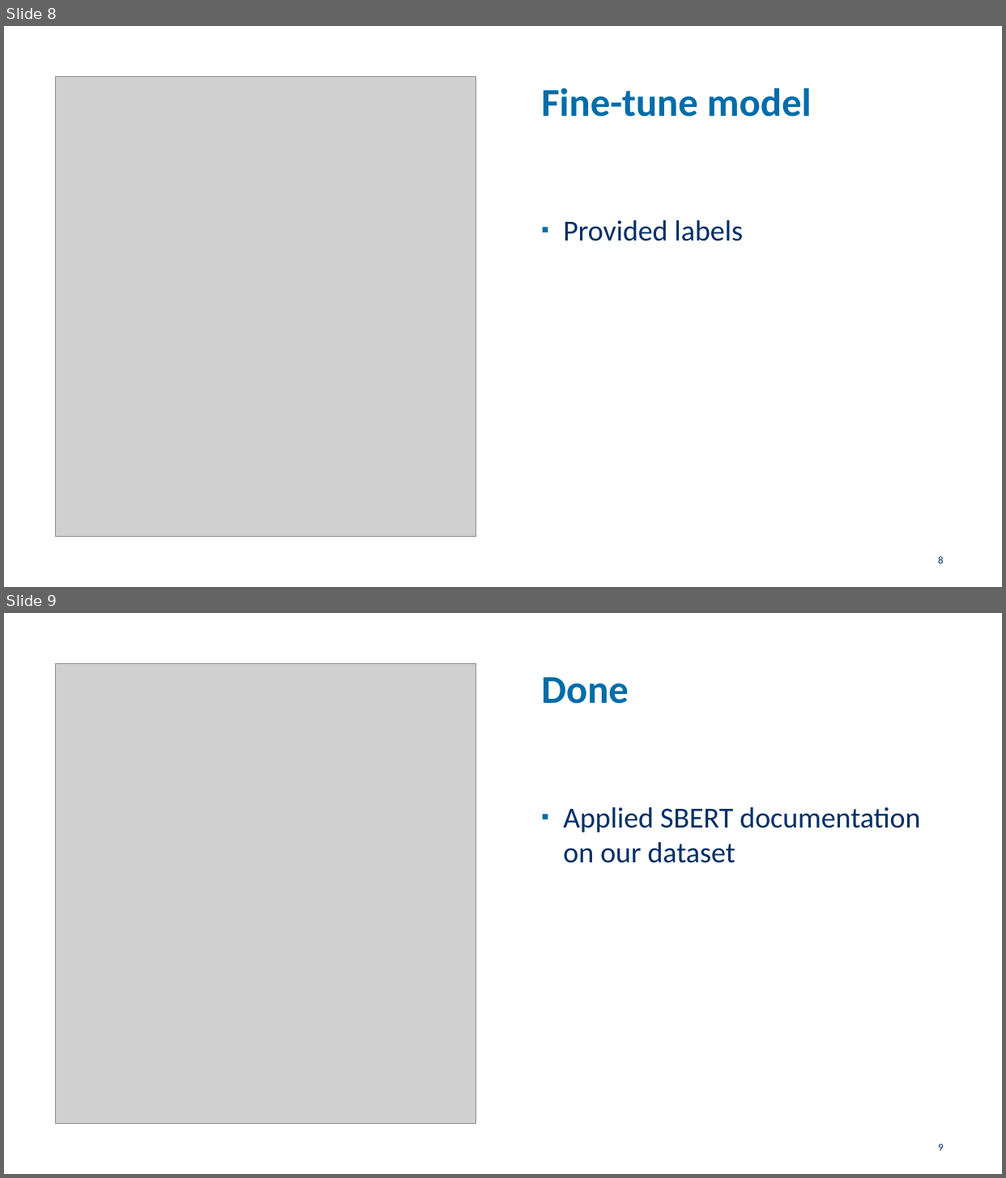
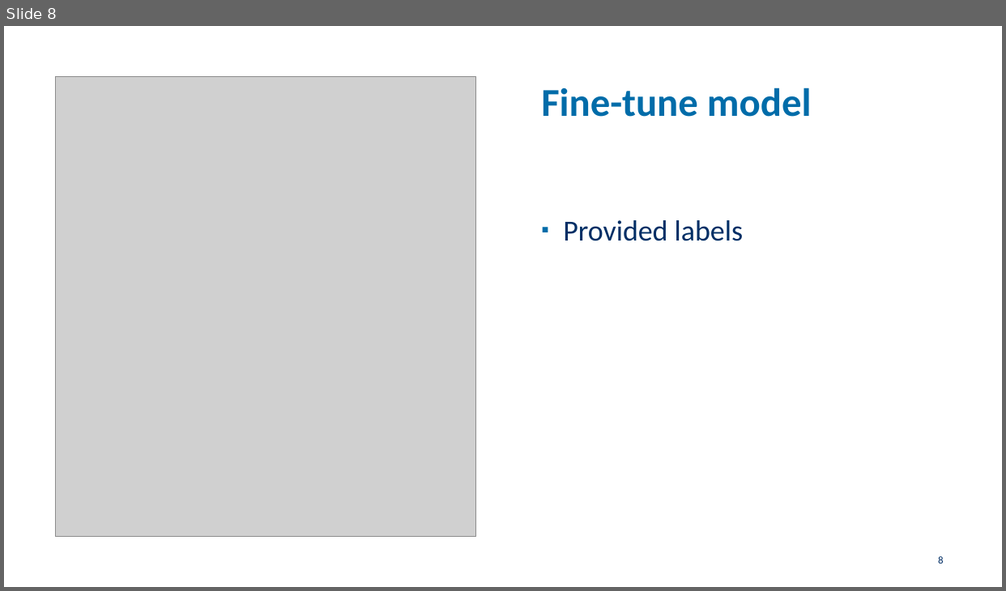
Before and after one commit to arnodeceuninck/neural-retrieval-bert, a slide deck: Information Retrieval.pptx. Shown one above the other, each under a label of ours: slides 8 and 9 before the commit, slide 8 after it. The pictures are 1006x1178 and 1006x591 pixels, drawn with LibreOffice and Linux fonts; fonts in the diff are those of the drawing; grey boxes stand for pictures; background and template pictures are left out. Boxes give left, top, right and bottom in pixels: in the first picture for what was removed or moved away, otherwise in the second. Text is boxed around its words. In the diff, an @@ line names an element or a change of style, - is before the commit and + after.

```diff
--- a/Information Retrieval.pptx
+++ b/Information Retrieval.pptx
@@ slide 9 removed at bbox=[4, 613, 1002, 1174], background #FFFFFF @@
@@ picture removed at bbox=[55, 664, 476, 1123] @@
@@ title removed at bbox=[541, 677, 629, 704] @@
-Done
@@ text removed at bbox=[563, 807, 920, 863] @@
-▪ Applied SBERT documentation on our dataset
@@ page number removed at bbox=[938, 1144, 943, 1151] @@
-9
```
Also in this commit, not shown: 1 slide changed, 8 slides added, 1 other slide removed.
